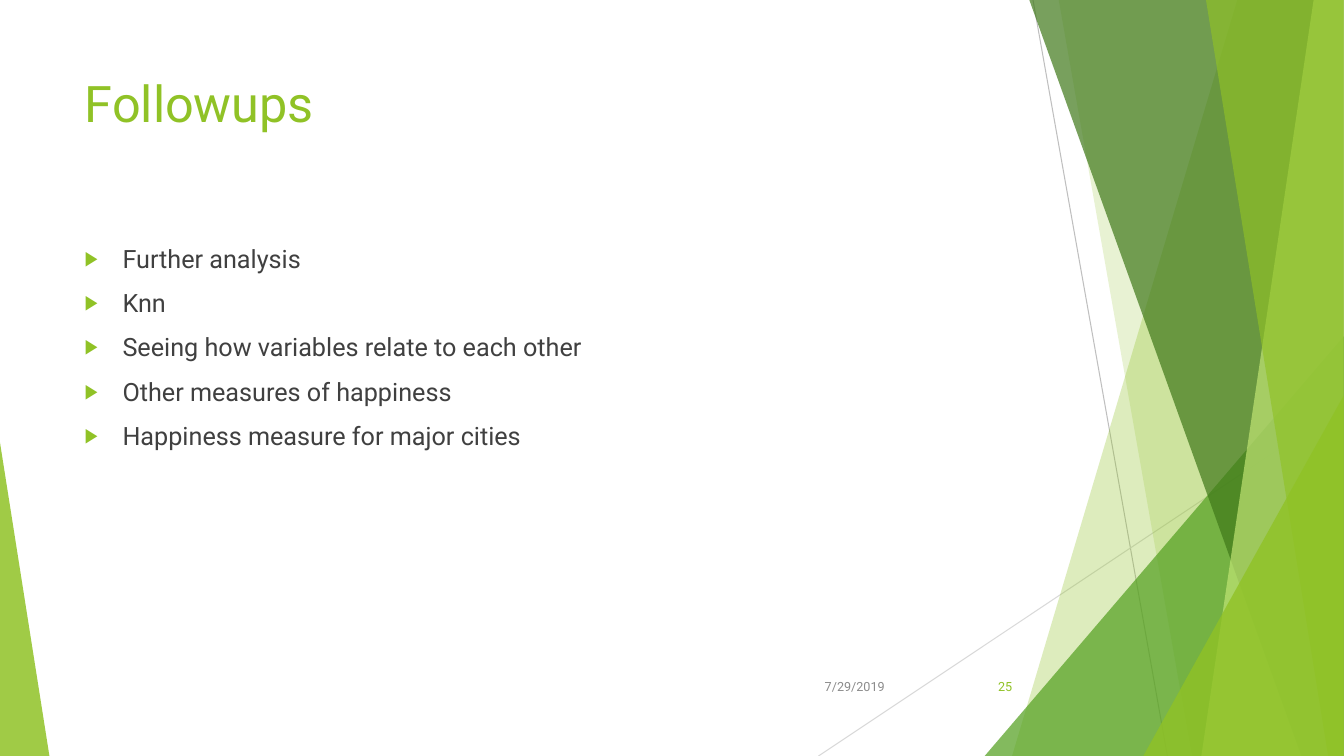
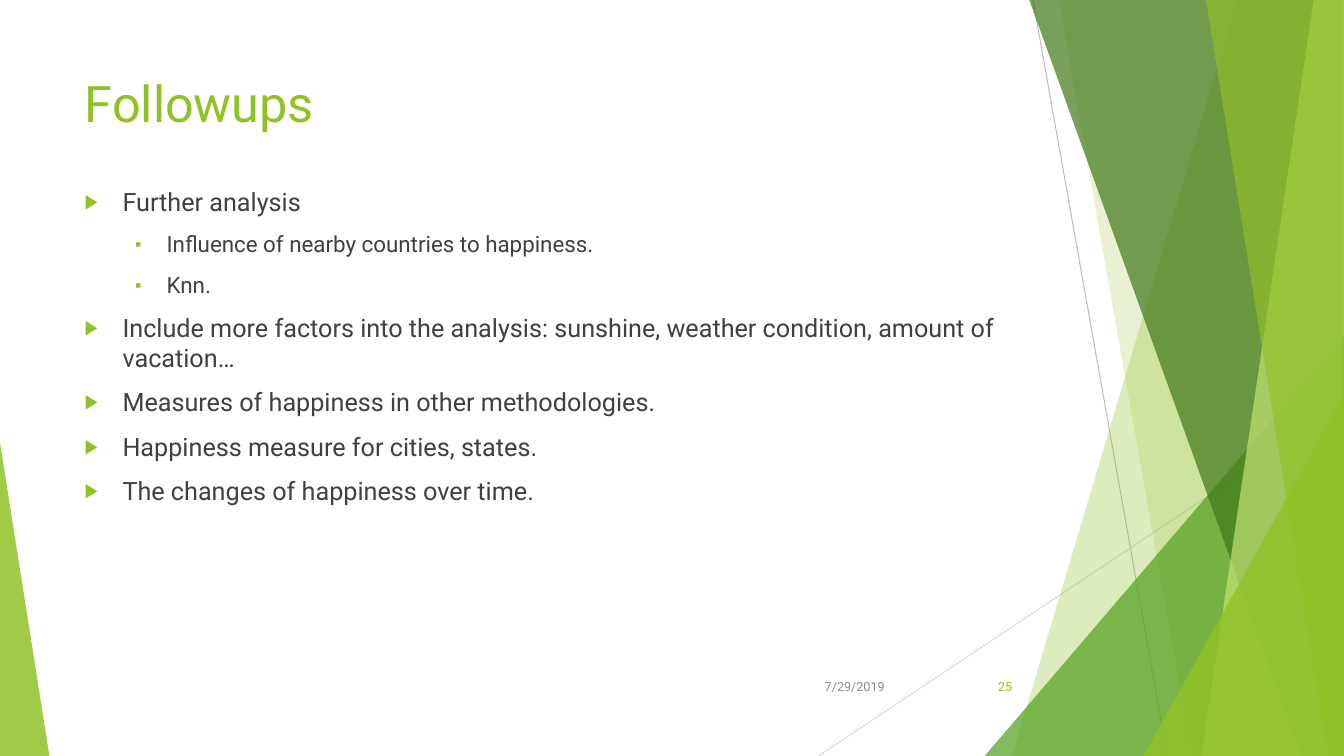
Before and after one commit to Kika000/Project-1, a slide deck: slide 25 of What Makes the World Happy.pptx. Drawn at 1344x756 pixels with LibreOffice and Linux fonts; fonts in the diff are those of the drawing. Boxes give left, top, right and bottom in pixels: in the first picture for what was removed or moved away, otherwise in the second. Text is boxed around its words. In the diff, an @@ line names an element or a change of style, - is before the commit and + after.

```diff
--- a/What Makes the World Happy.pptx
+++ b/What Makes the World Happy.pptx
@@ text "Further analysis": place and size @@
-text "Further analysis" at <box>123,249,581,451</box>
+text "Further analysis" at <box>123,192,994,506</box>
@@ text at <box>123,235,994,506</box>: text changed @@
-▶ Knn
-▶ Seeing how variables relate to each other
-▶ Other measures of happiness
-▶ Happiness measure for major cities
+  ▪ Influence of nearby countries to happiness.
+  ▪ Knn.
+▶ Include more factors into the analysis: sunshine, weather condition, amount of vacation…
+▶ Measures of happiness in other methodologies.
+▶ Happiness measure for cities, states.
+▶ The changes of happiness over time.
```
Also in this commit, not shown: 5 other slides changed.
